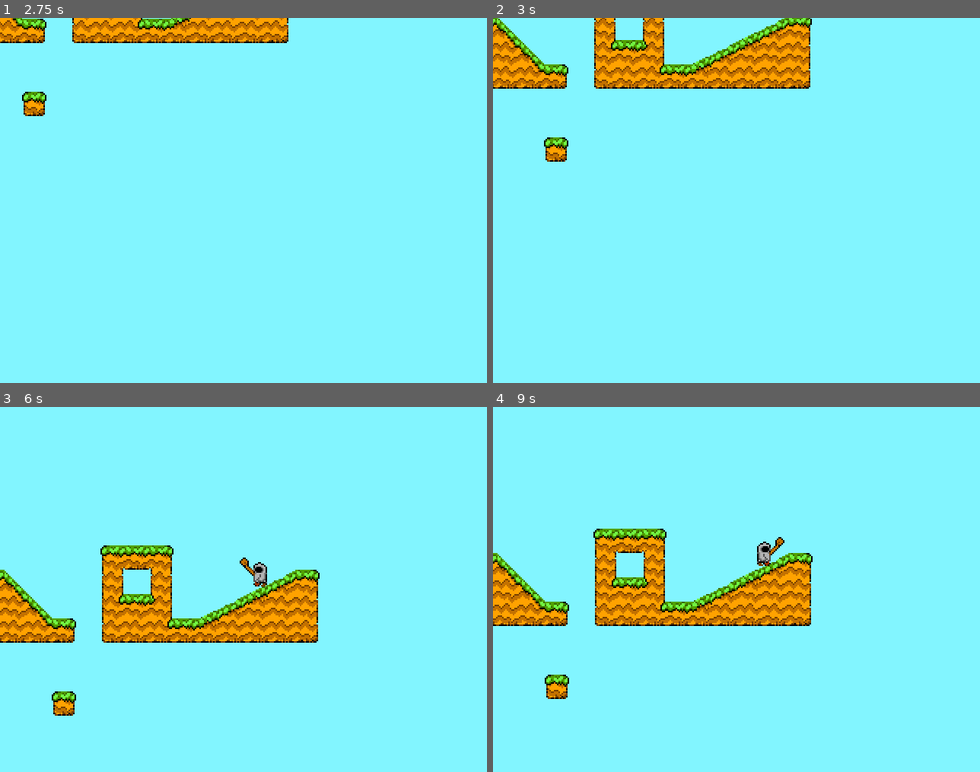
Above: before the commit, frames 1-4 (two rows, left to right).
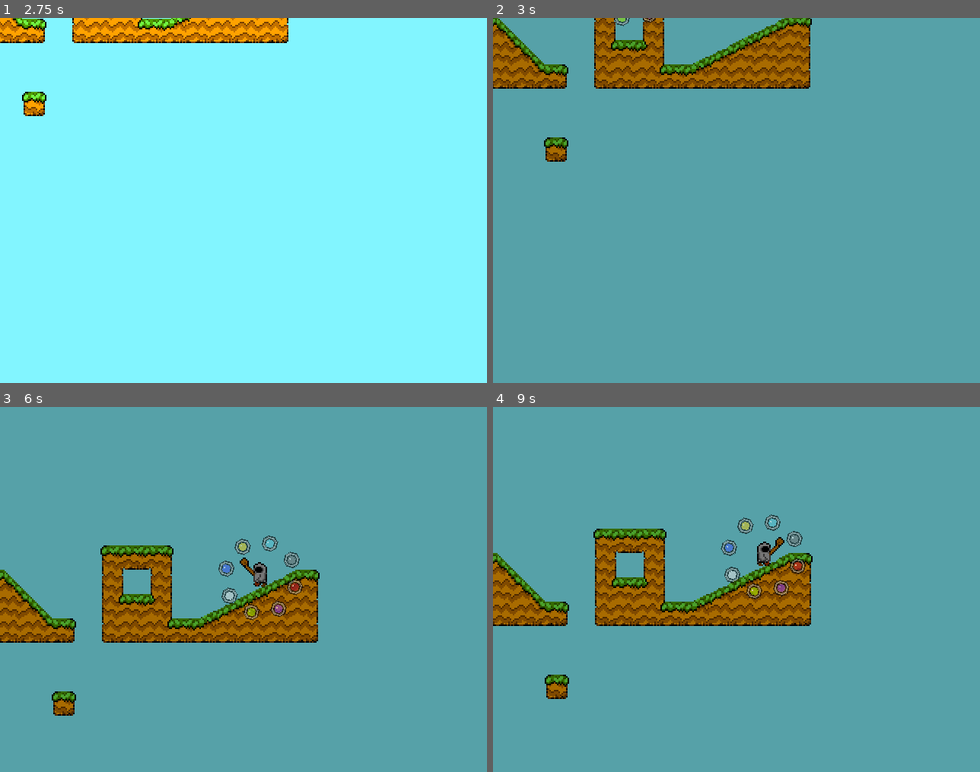
Above: after the commit, the same moments.

Repository: bitspittle/godot-elementalist
Game: Godot game, scene res://world/World.tscn
The game is run twice, just before and just after one commit, with the same random seed, the same clock (stepped at 60 frames per second) and the same inputs.
Inputs:
- Up to frame 1 (2.75 s): tap Enter at 0.5 s; hold Right (player_right) 0.53-2.03 s; tap Z (player_attack) at 0.6, 1.35, 2.3 s; tap Space (player_jump) at 0.77, 1.52 s; hold Left (player_left) from 2.03 s (still down); tap X (player_cast) at 2.1 s
- Up to frame 2 (3 s): release Left (player_left) at 2.78 s; hold Right (player_right) from 2.78 s (still down); tap Shift (show_gem_wheel) at 2.85 s
- Up to frame 3 (6 s): tap Space (player_jump) at 3.02, 3.77, 4.52 s; tap Z (player_attack) at 3.05, 3.6, 4.35, 5.3 s; release Right (player_right) at 4.28 s; hold Left (player_left) 4.28-5.03 s; hold Right (player_right) 5.03-5.78 s; tap X (player_cast) at 5.1 s; hold Left (player_left) from 5.78 s (still down); tap Shift (show_gem_wheel) at 5.85 s
- Up to frame 4 (9 s): tap Space (player_jump) at 6.02, 6.77, 7.52 s; tap Z (player_attack) at 6.05, 6.6, 7.35, 8.3 s; release Left (player_left) at 7.28 s; hold Right (player_right) from 7.28 s (still down); tap X (player_cast) at 8.1 s; tap Shift (show_gem_wheel) at 8.85 s

Frame 1 is identical in both runs. In frame 2, 99% of the frame differs, in the area x 0-100%, y 0-100%; in frame 3, 99%; in frame 4, 99%.

Commit message:
Remove duck attacking, fix states

Diff:
--- a/player/Player.gd
+++ b/player/Player.gd
@@ -52,11 +52,8 @@
 		elif next_state == State.WALKING:
 			_anim.play("walk")
 		elif next_state == State.DUCKING:
-			if _prev_state != State.ATTACKING:
-				_anim.play("squat")
-				_anim.queue("duck")
-			else:
-				_anim.play("duck")
+			_anim.play("squat")
+			_anim.queue("duck")
 		elif next_state == State.JUMPING:
 			_anim.play("jump")
 			set_collision_mask_bit(Layers.PLATFORMS, false)
@@ -70,15 +67,13 @@
 		elif next_state == State.WINDING_UP:
 			_anim.play("windup")
 		elif next_state == State.ATTACKING:
-			if state == State.DUCKING:
-				_anim.play("duck attack")
-			else:
-				_anim.play("attack")
+			_anim.play("attack")
 		elif next_state == State.CASTING:
 			_anim.play("cast")
 		elif next_state == State.CLIMBING:
 			_anim.play("climb")
 
+		# print("Changing: ", State.keys()[state], " -> ", State.keys()[next_state])
 		_prev_state = state
 		state = next_state
 		next_state = state
@@ -103,8 +98,6 @@
 func _on_AnimationPlayer_animation_finished(anim_name):
 	if anim_name == "land" || anim_name == "attack":
 		next_state = State.IDLE
-	elif anim_name == "duck attack":
-		next_state = State.DUCKING
 
 func _on_GemWheel_opening():
 	# Turn off casting when inside the gem wheel, because
--- a/player/Player.tscn
+++ b/player/Player.tscn
@@ -132,34 +132,6 @@
 "values": [ 10.0 ]
 }
 
-[sub_resource type="Animation" id=8]
-resource_name = "duck attack"
-length = 4.0
-tracks/0/type = "value"
-tracks/0/path = NodePath("Pivot/PlayerSprite:frame")
-tracks/0/interp = 1
-tracks/0/loop_wrap = true
-tracks/0/imported = false
-tracks/0/enabled = true
-tracks/0/keys = {
-"times": PoolRealArray( 0, 0.5, 0.9, 3, 3.5 ),
-"transitions": PoolRealArray( 1, 1, 1, 1, 1 ),
-"update": 1,
-"values": [ 60, 61, 62, 63, 64 ]
-}
-tracks/1/type = "value"
-tracks/1/path = NodePath("AnimationPlayer:playback_speed")
-tracks/1/interp = 1
-tracks/1/loop_wrap = true
-tracks/1/imported = false
-tracks/1/enabled = true
-tracks/1/keys = {
-"times": PoolRealArray( 0 ),
-"transitions": PoolRealArray( 1 ),
-"update": 0,
-"values": [ 20.0 ]
-}
-
 [sub_resource type="Animation" id=9]
 length = 3.0
 tracks/0/type = "value"
@@ -368,6 +340,7 @@
 texture = ExtResource( 1 )
 vframes = 11
 hframes = 6
+frame = 42
 
 [node name="Camera2D" type="Camera2D" parent="Pivot"]
 position = Vector2( 20, 0 )
@@ -390,12 +363,11 @@
 shape = SubResource( 2 )
 
 [node name="AnimationPlayer" type="AnimationPlayer" parent="."]
-playback_speed = 5.0
+playback_speed = 20.0
 anims/attack = SubResource( 4 )
 anims/cast = SubResource( 5 )
 anims/climb = SubResource( 6 )
 anims/duck = SubResource( 7 )
-"anims/duck attack" = SubResource( 8 )
 anims/fall = SubResource( 9 )
 anims/idle = SubResource( 10 )
 anims/jump = SubResource( 11 )
@@ -408,7 +380,6 @@
 
 [node name="GemWheel" parent="." instance=ExtResource( 4 )]
 pause_mode = 2
-visible = false
 [connection signal="animation_finished" from="AnimationPlayer" to="." method="_on_AnimationPlayer_animation_finished"]
 [connection signal="opening" from="GemWheel" to="." method="_on_GemWheel_opening"]
 [connection signal="spell_selected" from="GemWheel" to="." method="_on_GemWheel_spell_selected"]
--- a/player/PlayerControllerLocal.gd
+++ b/player/PlayerControllerLocal.gd
@@ -72,6 +72,7 @@
 				player.next_state = Player.State.JUMPING_DOWN
 
 	elif player.state != Player.State.DUCKING \
+	&& player.state != Player.State.WINDING_UP \
 	&& player.state != Player.State.ATTACKING \
 	&& Input.is_action_pressed("player_down"):
 		if player.is_on_floor():
@@ -90,8 +91,12 @@
 	&& Input.is_action_just_pressed("player_attack"):
 		player.next_state = Player.State.WINDING_UP
 
-	elif (player.state == Player.State.WINDING_UP || player.state == Player.State.DUCKING) \
+	elif (player.state == Player.State.WINDING_UP) \
 	&& Input.is_action_just_released("player_attack"):
+		player.next_state = Player.State.ATTACKING
+
+	elif (player.state == Player.State.DUCKING) \
+	&& Input.is_action_just_pressed("player_attack"):
 		player.next_state = Player.State.ATTACKING
 
 	elif Input.is_action_just_pressed("player_cast") \
--- a/world/World.tscn
+++ b/world/World.tscn
@@ -15,7 +15,9 @@
 format = 1
 tile_data = PoolIntArray( 393225, 0, 131078, 393226, 0, 196609, 393227, 0, 131079, 458756, 0, 0, 458757, 1, 4, 458761,  …(513 unchanged characters)…
 
-[node name="Player" parent="." instance=ExtResource( 2 )]
+[node name="Players" type="Node" parent="."]
+
+[node name="Player" parent="Players" instance=ExtResource( 2 )]
 position = Vector2( 167.505, 90.2396 )
 
 [node name="UI" type="CanvasLayer" parent="."]
Not shown: 1 places in player/Player.tscn that only renumber resources
